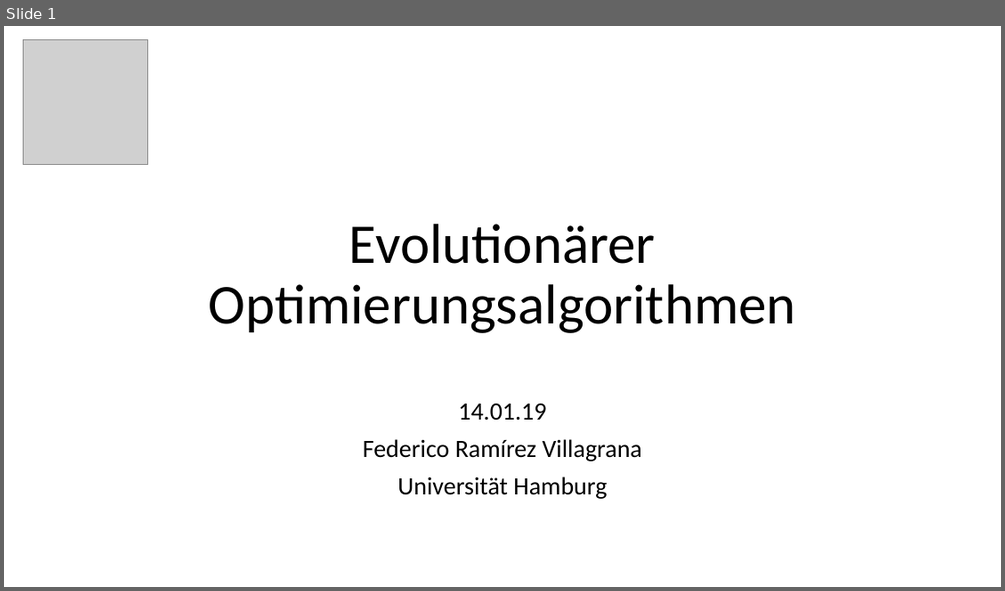
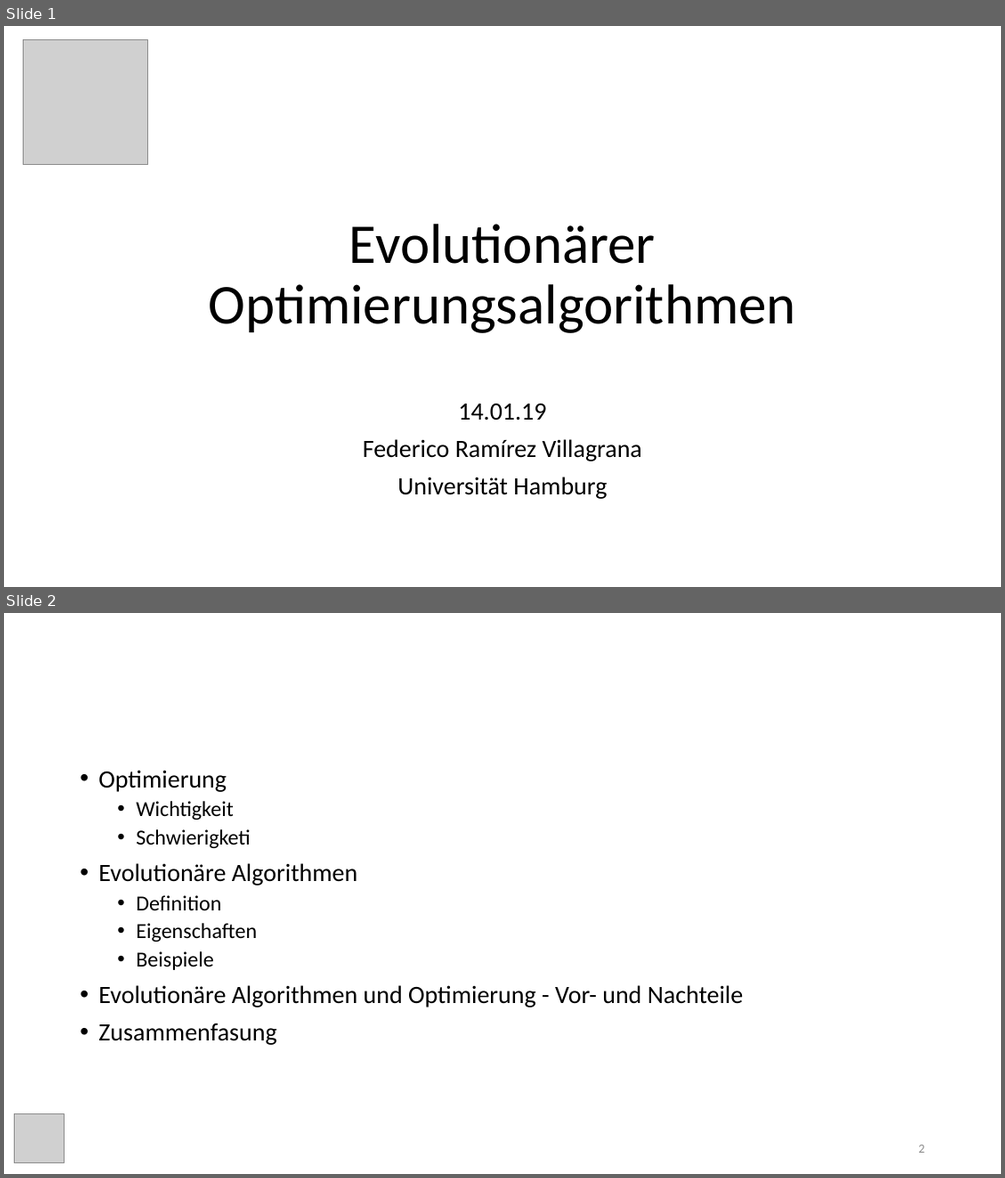
Before and after one commit to freddieRv/evolutive_algorithms_paper, a slide deck: vortrag/evolutionary_algorithms.pptx. Shown one above the other, each under a label of ours: slide 1 before the commit, slides 1 and 2 after it. The pictures are 1005x591 and 1005x1178 pixels, drawn with LibreOffice and Linux fonts; fonts in the diff are those of the drawing; grey boxes stand for pictures. Boxes give left, top, right and bottom in pixels: in the first picture for what was removed or moved away, otherwise in the second. Text is boxed around its words. In the diff, an @@ line names an element or a change of style, - is before the commit and + after.

```diff
--- a/vortrag/evolutionary_algorithms.pptx
+++ b/vortrag/evolutionary_algorithms.pptx
@@ slide 2 added at box(4, 613, 1001, 1174), background #FFFFFF @@
@@ text added at box(98, 770, 744, 1045), 24 pt, text #000000 @@
+• Optimierung
+  • Wichtigkeit
+  • Schwierigketi
+• Evolutionäre Algorithmen
+  • Definition
+  • Eigenschaften
+  • Beispiele
+• Evolutionäre Algorithmen und Optimierung - Vor- und Nachteile
+• Zusammenfasung
@@ picture added at box(15, 1113, 64, 1163) @@
@@ page number added at box(918, 1144, 924, 1152), 12 pt, text #8C8C8C @@
+2
```
Also in this commit, not shown: 6 other slides added, 1 slide removed, 1 other file.
